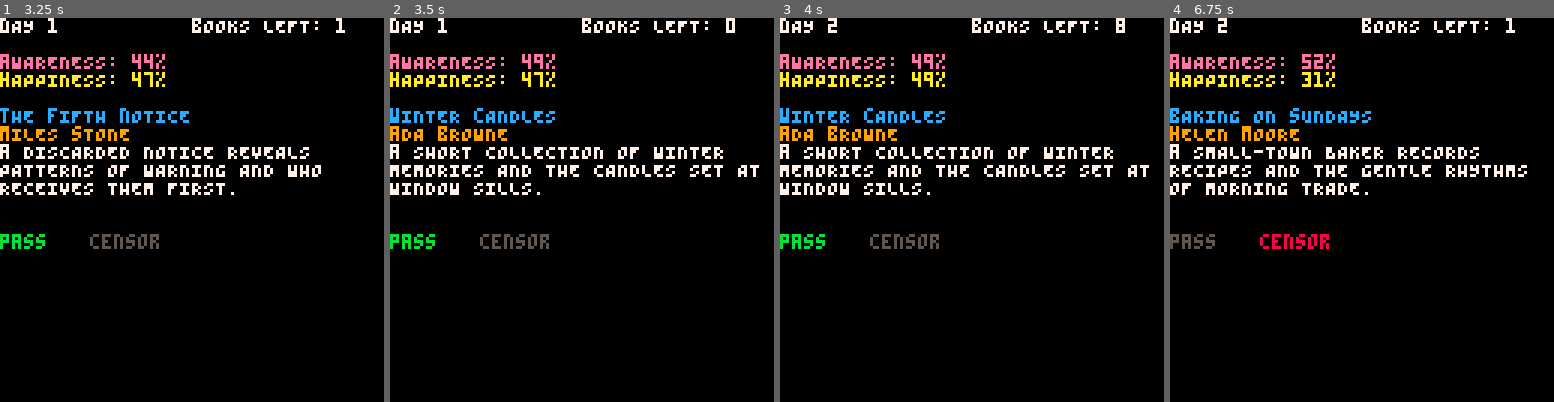
Above: before the commit, frames 1-4 (left to right).
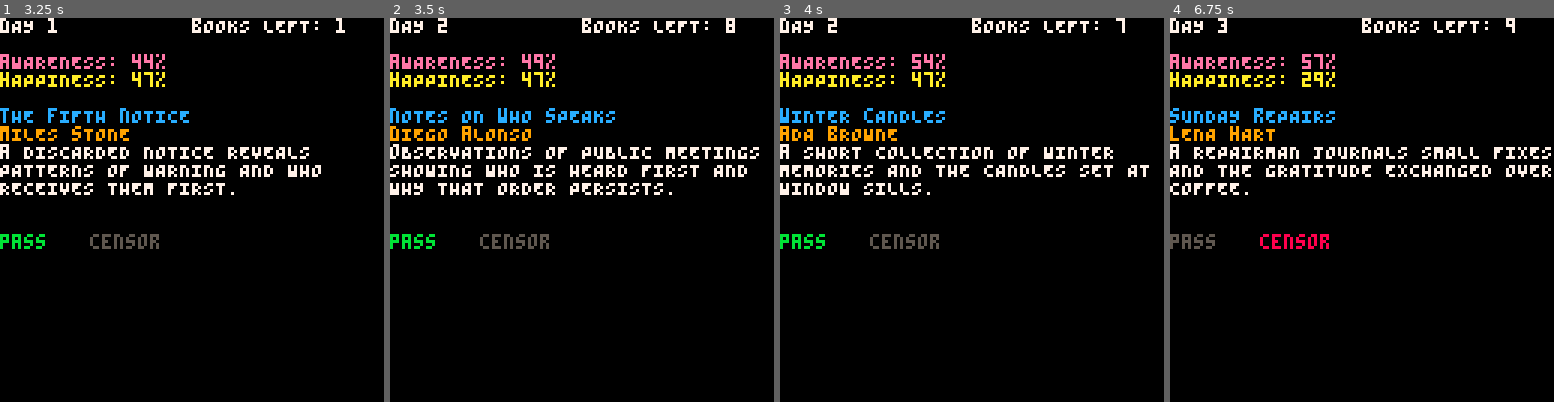
Above: after the commit, the same moments.

Repository: marco-vidali/dont_read_that_book
Game: PICO-8 cartridge dont_read_that_book.p8
The game is run twice, just before and just after one commit, with the same random seed, the same clock (stepped at 60 frames per second) and the same inputs.
Inputs:
- Up to frame 1 (3.25 s): tap O (Z key) at 0.7, 1.7, 2.1, 2.5, 2.9 s; hold Right 1.6-2.1 s; hold Right 2.47-3.03 s; hold Left from 3.08 s (still down)
- Up to frame 2 (3.5 s): keep holding Left; tap O (Z key) at 3.3 s
- Up to frame 3 (4 s): release Left at 3.58 s; tap O (Z key) at 3.7 s
- Up to frame 4 (6.75 s): hold Right 4.02-4.68 s; tap O (Z key) every 0.4 s from 4.1 to 6.5 s; hold Left 5.08-5.68 s; hold Right 6.08-6.58 s; hold Right from 6.63 s (still down)

Frame 1 is identical in both runs. In frame 2, 4.5% of the frame differs, in the area x 0-97%, y 0-47%; in frame 3, less than 0.1%; in frame 4, 4.0%.

Commit message:
Fix books num

Diff:
--- a/scripts/show_book.lua
+++ b/scripts/show_book.lua
@@ -33,11 +33,12 @@
             end
         end
 
-        if books_num > 0 then
+        if books_num > 1 then
             books_num -= 1
             book = rnd(books)
         else
             day += 1
+            book = rnd(books)
             books_num = flr(5 + rnd(day * 2))
         end
     end
